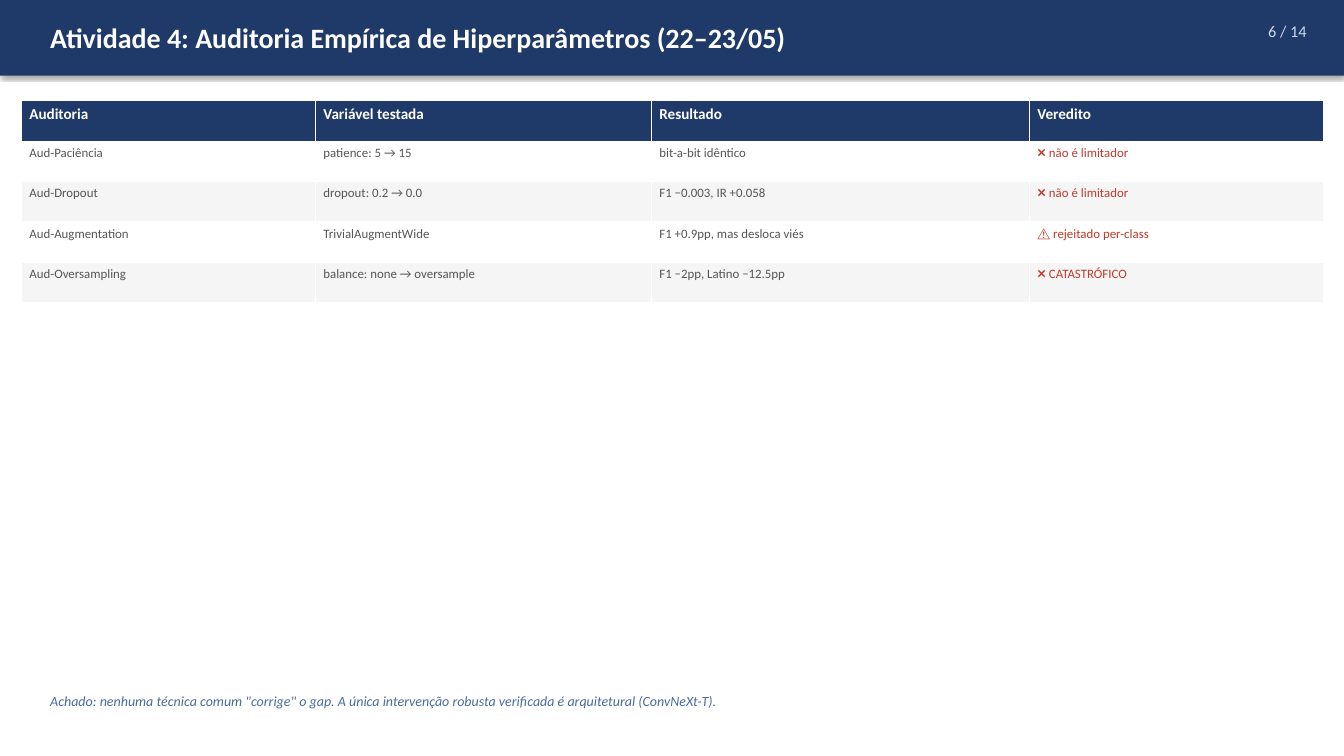
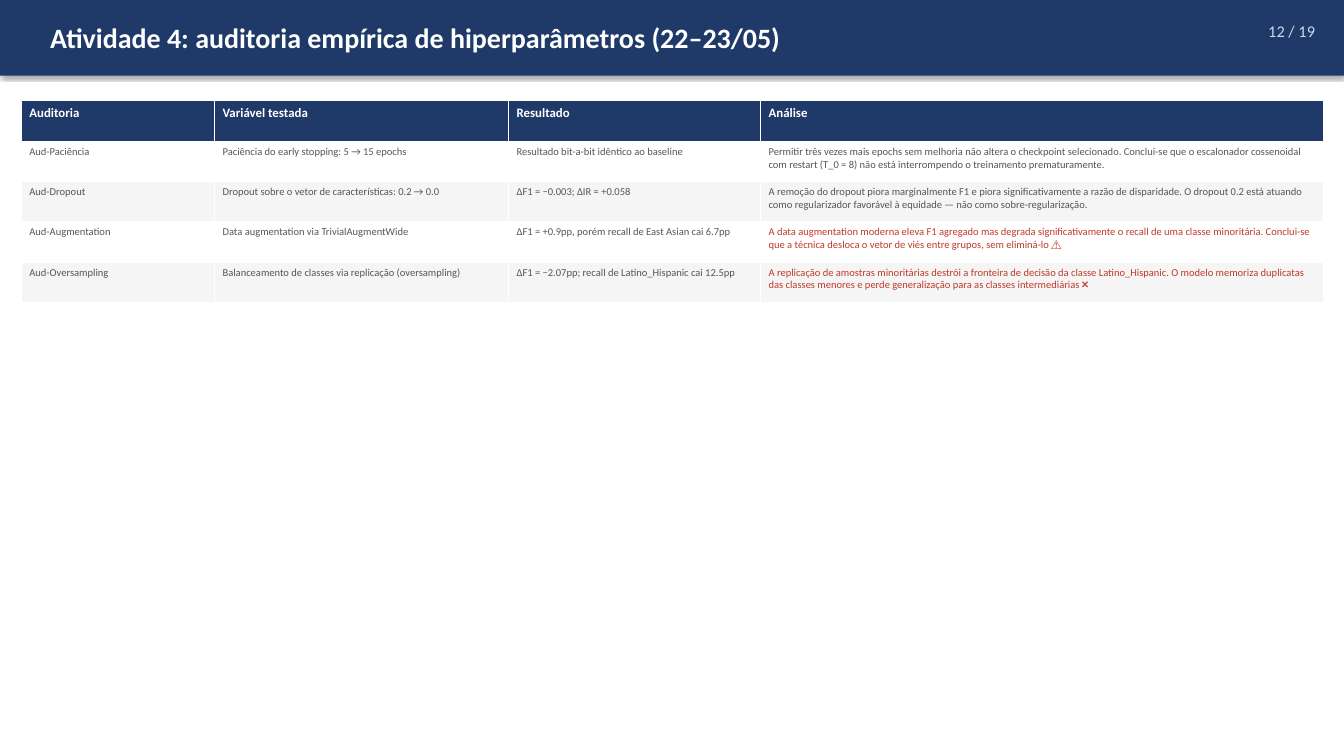
Before and after one commit to marcellozzetti/Facial-Recognition-Models-Mitigating-Bias, a slide deck: slide 12 of docs/apresentações/apresentacao_orientador_2026-05-24.pptx (slide 6 before the commit). Drawn at 1344x756 pixels with LibreOffice and Linux fonts; fonts in the diff are those of the drawing. Boxes give left, top, right and bottom in pixels: in the first picture for what was removed or moved away, otherwise in the second. Text is boxed around its words. In the diff, an @@ line names an element or a change of style, - is before the commit and + after.

Commit message:
docs(presentation): revise advisor presentation to v5 (19 slides, academic wording)
Multiple rounds of refinement of the advisor presentation based on
review feedback. Final version: 19 slides with full Portuguese
diacritics, academic-but-explanatory wording, and popular ML terms
preserved (seeds, backbone, epochs, loss, threshold, fine-tuning).

Structural changes:
- Slide 2 NEW: Status do mestrado (programa, créditos 20/26, prazos
  qualificação ago/2026 + defesa fev/2028, fase atual).
- Slide 6 NEW: Arquiteturas comparadas RN-50 vs ConvNeXt-T
  (9 dimensões técnicas + 3 hipóteses mecanísticas para o ganho).
- Slide 13 (custos/recursos) removido — não essencial à defesa.
- Slide 8 (Exp Adicionais): nova coluna "Análise" com interpretação.
- Slide 12 (Auditoria): nova coluna "Análise" idem.

Content refinements:
- Slide 3 (Decisões): justificativa da tarefa clarifica que Hassanpour
  2024 existe (não é "sem benchmark"); explica protocolo casado;
  esclarece critério val_f1_macro vs val_loss.
- Slide 4 (Metodologia): regra do 1-σ explicada com fórmula
  σ_comb = √(σ_A² + σ_B²); critério Pareto-aware explicado em 5 bullets
  (por que val_loss é anti-correlacionado com F1 para margin heads).
- Slide 5 (Métricas): convenção _c (por classe) explícita em nota.
- Slide 7 (5 Fatores): FSCL = "Fair Supervised Contrastive Learning,
  Park et al. CVPR 2022" explicado em nota.
- Slide 8 (Estado anterior): "Plano para 2 semanas" corrigido para
  "Plano elaborado em 17/05 para a semana subsequente (17-24/05)".

Wording aligned with Brazilian academic ML conventions: replaced
overly Portuguese-translated terms with widely-used English variants
(sementes → seeds, parada antecipada → early stopping, threshold,
data augmentation), while preserving academic prose with proper
diacritics, no all-caps emphasis, formal logical connectors.

Files: docs/apresentacao_orientador_2026-05-24.md (markdown source) +
docs/apresentações/apresentacao_orientador_2026-05-24.pptx (67 KB,
19 slides).

```diff
--- a/docs/apresentações/apresentacao_orientador_2026-05-24.pptx
+++ b/docs/apresentações/apresentacao_orientador_2026-05-24.pptx
@@ text at [50,27,780,53]: text changed @@
-Atividade 4: Auditoria Empírica de Hiperparâmetros (22–23/05)
+Atividade 4: auditoria empírica de hiperparâmetros (22–23/05)
@@ text at [1268,26,1315,37]: text changed @@
-6 / 14
+12 / 19
@@ table at [21,101,1323,302] @@
-row 1, column 4: Veredito
+row 1, column 4: Análise
-row 2: Aud-Paciência | patience: 5 → 15 | bit-a-bit idêntico | ❌ não é limitador
+row 2: Aud-Paciência | Paciência do early stopping: 5 → 15 epochs | Resultado bit-a-bit idêntico ao baseline | Permitir três vezes mais epochs sem melhoria não altera o checkpoint selecionado. Conclui-se que o escalonador cossenoidal com restart (T_0 = 8) não está interrompendo o treinamento prematuramente.
-row 3: Aud-Dropout | dropout: 0.2 → 0.0 | F1 −0.003, IR +0.058 | ❌ não é limitador
+row 3: Aud-Dropout | Dropout sobre o vetor de características: 0.2 → 0.0 | ΔF1 = −0.003; ΔIR = +0.058 | A remoção do dropout piora marginalmente F1 e piora significativamente a razão de disparidade. O dropout 0.2 está atuando como regularizador favorável à equidade — não como sobre-regularização.
-row 4: Aud-Augmentation | TrivialAugmentWide | F1 +0.9pp, mas desloca viés | ⚠️ rejeitado per-class
+row 4: Aud-Augmentation | Data augmentation via TrivialAugmentWide | ΔF1 = +0.9pp, porém recall de East Asian cai 6.7pp | A data augmentation moderna eleva F1 agregado mas degrada significativamente o recall de uma classe minoritária. Conclui-se que a técnica desloca o vetor de viés entre grupos, sem eliminá-lo ⚠️
-row 5: Aud-Oversampling | balance: none → oversample | F1 −2pp, Latino −12.5pp | ❌ CATASTRÓFICO
+row 5: Aud-Oversampling | Balanceamento de classes via replicação (oversampling) | ΔF1 = −2.07pp; recall de Latino_Hispanic cai 12.5pp | A replicação de amostras minoritárias destrói a fronteira de decisão da classe Latino_Hispanic. O modelo memoriza duplicatas das classes menores e perde generalização para as classes intermediárias ❌
@@ size 13 to 11 pt in "Auditoria", "Variável testada", "Resultado" @@
@@ size 11 to 9 pt in "Aud-Paciência", "Aud-Dropout", "Aud-Augmentation", "Aud-Oversampling" @@
@@ text removed at [50,696,716,709] @@
-Achado: nenhuma técnica comum "corrige" o gap. A única intervenção robusta verificada é arquitetural (ConvNeXt-T).
```
Also in this commit, not shown: 12 other slides changed, 6 slides added, 1 slide removed, 1 other file.
